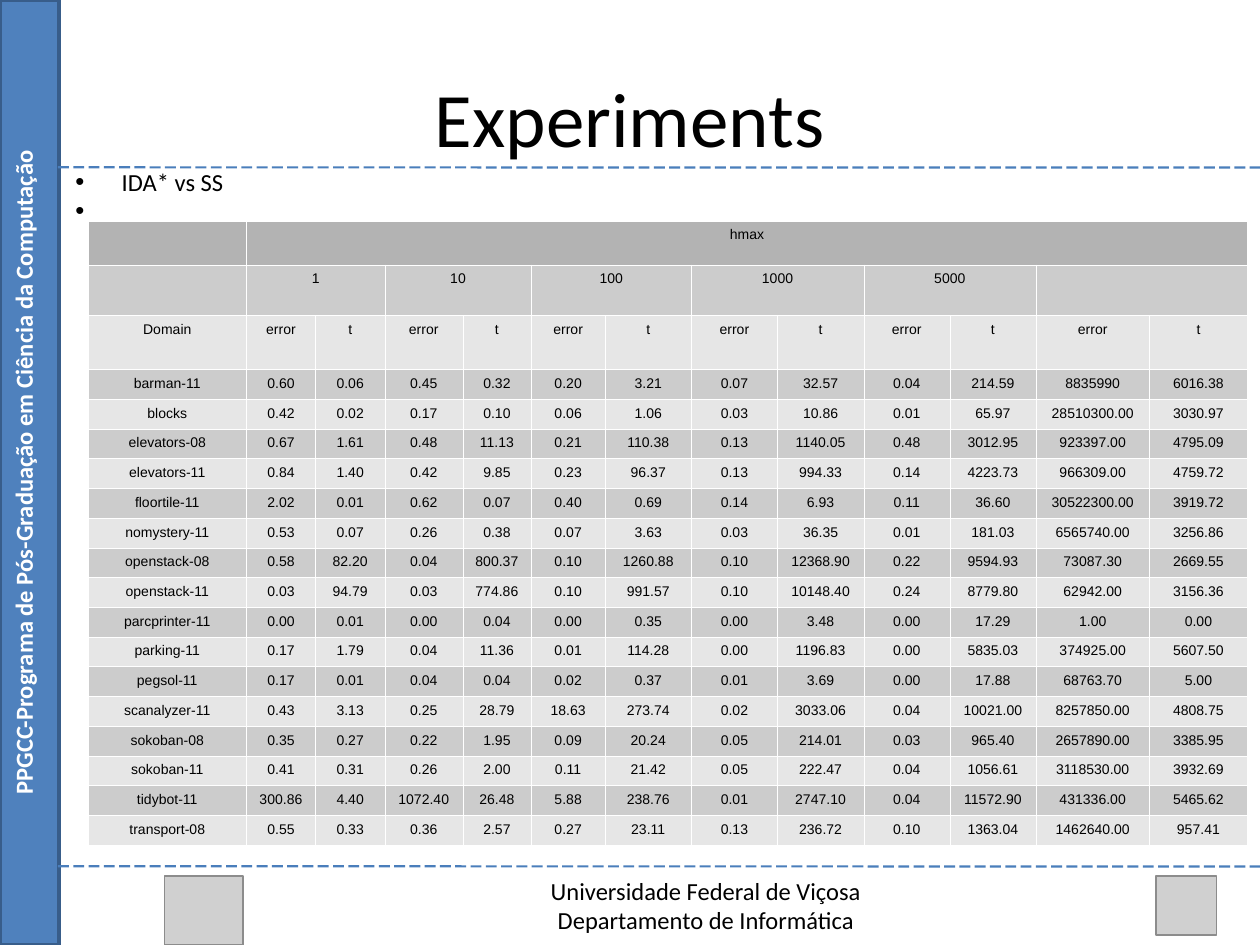
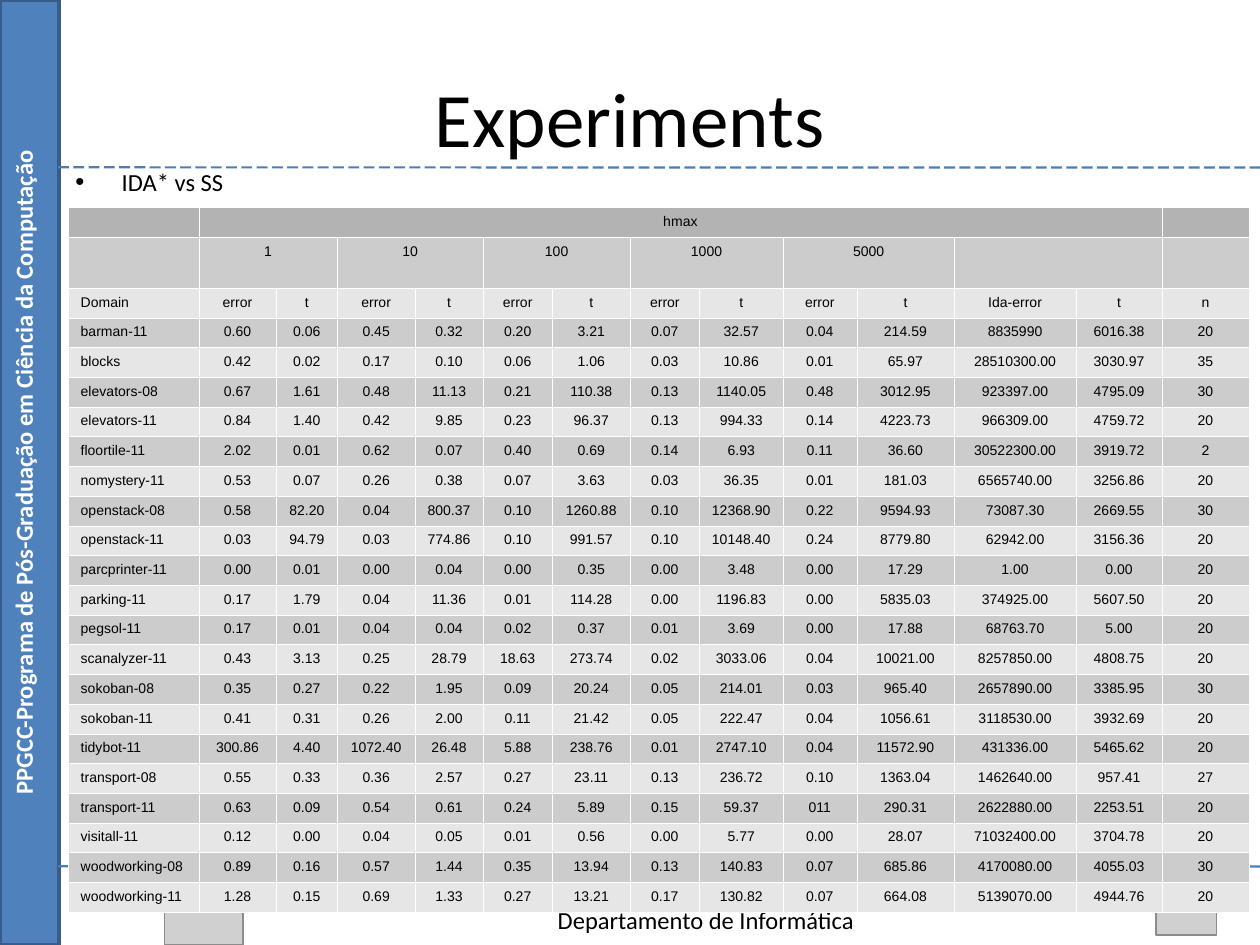
Before and after one commit to Marvinsky/research-marvin, a slide deck: slide 44 of latex/odp/selection heuristics.odp. Drawn at 1260x945 pixels with LibreOffice and Linux fonts; fonts in the diff are those of the drawing; grey boxes stand for pictures. Boxes give left, top, right and bottom in pixels: in the first picture for what was removed or moved away, otherwise in the second. Text is boxed around its words. In the diff, an @@ line names an element or a change of style, - is before the commit and + after.

Commit message:
11/08/15 odp

```diff
--- a/latex/odp/selection heuristics.odp
+++ b/latex/odp/selection heuristics.odp
@@ table at (68,208,1249,908) @@
- | hmax |  |  |  |  |  |  |  |  |  |  | 
- | 1 |  | 10 |  | 100 |  | 1000 |  | 5000 |  |  | 
-Domain | error | t | error | t | error | t | error | t | error | t | error | t
-barman-11 | 0.60 | 0.06 | 0.45 | 0.32 | 0.20 | 3.21 | 0.07 | 32.57 | 0.04 | 214.59 | 8835990 | 6016.38
-blocks | 0.42 | 0.02 | 0.17 | 0.10 | 0.06 | 1.06 | 0.03 | 10.86 | 0.01 | 65.97 | 28510300.00 | 3030.97
-elevators-08 | 0.67 | 1.61 | 0.48 | 11.13 | 0.21 | 110.38 | 0.13 | 1140.05 | 0.48 | 3012.95 | 923397.00 | 4795.09
-elevators-11 | 0.84 | 1.40 | 0.42 | 9.85 | 0.23 | 96.37 | 0.13 | 994.33 | 0.14 | 4223.73 | 966309.00 | 4759.72
-floortile-11 | 2.02 | 0.01 | 0.62 | 0.07 | 0.40 | 0.69 | 0.14 | 6.93 | 0.11 | 36.60 | 30522300.00 | 3919.72
-nomystery-11 | 0.53 | 0.07 | 0.26 | 0.38 | 0.07 | 3.63 | 0.03 | 36.35 | 0.01 | 181.03 | 6565740.00 | 3256.86
-openstack-08 | 0.58 | 82.20 | 0.04 | 800.37 | 0.10 | 1260.88 | 0.10 | 12368.90 | 0.22 | 9594.93 | 73087.30 | 2669.55
-openstack-11 | 0.03 | 94.79 | 0.03 | 774.86 | 0.10 | 991.57 | 0.10 | 10148.40 | 0.24 | 8779.80 | 62942.00 | 3156.36
-parcprinter-11 | 0.00 | 0.01 | 0.00 | 0.04 | 0.00 | 0.35 | 0.00 | 3.48 | 0.00 | 17.29 | 1.00 | 0.00
-parking-11 | 0.17 | 1.79 | 0.04 | 11.36 | 0.01 | 114.28 | 0.00 | 1196.83 | 0.00 | 5835.03 | 374925.00 | 5607.50
-pegsol-11 | 0.17 | 0.01 | 0.04 | 0.04 | 0.02 | 0.37 | 0.01 | 3.69 | 0.00 | 17.88 | 68763.70 | 5.00
-scanalyzer-11 | 0.43 | 3.13 | 0.25 | 28.79 | 18.63 | 273.74 | 0.02 | 3033.06 | 0.04 | 10021.00 | 8257850.00 | 4808.75
-sokoban-08 | 0.35 | 0.27 | 0.22 | 1.95 | 0.09 | 20.24 | 0.05 | 214.01 | 0.03 | 965.40 | 2657890.00 | 3385.95
-sokoban-11 | 0.41 | 0.31 | 0.26 | 2.00 | 0.11 | 21.42 | 0.05 | 222.47 | 0.04 | 1056.61 | 3118530.00 | 3932.69
-tidybot-11 | 300.86 | 4.40 | 1072.40 | 26.48 | 5.88 | 238.76 | 0.01 | 2747.10 | 0.04 | 11572.90 | 431336.00 | 5465.62
-transport-08 | 0.55 | 0.33 | 0.36 | 2.57 | 0.27 | 23.11 | 0.13 | 236.72 | 0.10 | 1363.04 | 1462640.00 | 957.41
+ | hmax |  |  |  |  |  |  |  |  |  |  |  | 
+ | 1 |  | 10 |  | 100 |  | 1000 |  | 5000 |  |  |  | 
+Domain | error | t | error | t | error | t | error | t | error | t | Ida-error | t | n
+barman-11 | 0.60 | 0.06 | 0.45 | 0.32 | 0.20 | 3.21 | 0.07 | 32.57 | 0.04 | 214.59 | 8835990 | 6016.38 | 20
+blocks | 0.42 | 0.02 | 0.17 | 0.10 | 0.06 | 1.06 | 0.03 | 10.86 | 0.01 | 65.97 | 28510300.00 | 3030.97 | 35
+elevators-08 | 0.67 | 1.61 | 0.48 | 11.13 | 0.21 | 110.38 | 0.13 | 1140.05 | 0.48 | 3012.95 | 923397.00 | 4795.09 | 30
+elevators-11 | 0.84 | 1.40 | 0.42 | 9.85 | 0.23 | 96.37 | 0.13 | 994.33 | 0.14 | 4223.73 | 966309.00 | 4759.72 | 20
+floortile-11 | 2.02 | 0.01 | 0.62 | 0.07 | 0.40 | 0.69 | 0.14 | 6.93 | 0.11 | 36.60 | 30522300.00 | 3919.72 | 2
+nomystery-11 | 0.53 | 0.07 | 0.26 | 0.38 | 0.07 | 3.63 | 0.03 | 36.35 | 0.01 | 181.03 | 6565740.00 | 3256.86 | 20
+openstack-08 | 0.58 | 82.20 | 0.04 | 800.37 | 0.10 | 1260.88 | 0.10 | 12368.90 | 0.22 | 9594.93 | 73087.30 | 2669.55 | 30
+openstack-11 | 0.03 | 94.79 | 0.03 | 774.86 | 0.10 | 991.57 | 0.10 | 10148.40 | 0.24 | 8779.80 | 62942.00 | 3156.36 | 20
+parcprinter-11 | 0.00 | 0.01 | 0.00 | 0.04 | 0.00 | 0.35 | 0.00 | 3.48 | 0.00 | 17.29 | 1.00 | 0.00 | 20
+parking-11 | 0.17 | 1.79 | 0.04 | 11.36 | 0.01 | 114.28 | 0.00 | 1196.83 | 0.00 | 5835.03 | 374925.00 | 5607.50 | 20
+pegsol-11 | 0.17 | 0.01 | 0.04 | 0.04 | 0.02 | 0.37 | 0.01 | 3.69 | 0.00 | 17.88 | 68763.70 | 5.00 | 20
+scanalyzer-11 | 0.43 | 3.13 | 0.25 | 28.79 | 18.63 | 273.74 | 0.02 | 3033.06 | 0.04 | 10021.00 | 8257850.00 | 4808.75 | 20
+sokoban-08 | 0.35 | 0.27 | 0.22 | 1.95 | 0.09 | 20.24 | 0.05 | 214.01 | 0.03 | 965.40 | 2657890.00 | 3385.95 | 30
+sokoban-11 | 0.41 | 0.31 | 0.26 | 2.00 | 0.11 | 21.42 | 0.05 | 222.47 | 0.04 | 1056.61 | 3118530.00 | 3932.69 | 20
+tidybot-11 | 300.86 | 4.40 | 1072.40 | 26.48 | 5.88 | 238.76 | 0.01 | 2747.10 | 0.04 | 11572.90 | 431336.00 | 5465.62 | 20
+transport-08 | 0.55 | 0.33 | 0.36 | 2.57 | 0.27 | 23.11 | 0.13 | 236.72 | 0.10 | 1363.04 | 1462640.00 | 957.41 | 27
+transport-11 | 0.63 | 0.09 | 0.54 | 0.61 | 0.24 | 5.89 | 0.15 | 59.37 | 011 | 290.31 | 2622880.00 | 2253.51 | 20
+visitall-11 | 0.12 | 0.00 | 0.04 | 0.05 | 0.01 | 0.56 | 0.00 | 5.77 | 0.00 | 28.07 | 71032400.00 | 3704.78 | 20
+woodworking-08 | 0.89 | 0.16 | 0.57 | 1.44 | 0.35 | 13.94 | 0.13 | 140.83 | 0.07 | 685.86 | 4170080.00 | 4055.03 | 30
+woodworking-11 | 1.28 | 0.15 | 0.69 | 1.33 | 0.27 | 13.21 | 0.17 | 130.82 | 0.07 | 664.08 | 5139070.00 | 4944.76 | 20
@@ table: place and size @@
-table at (88,220,1246,850)
+table at (68,208,1249,908)
```
Also in this commit, not shown: 1 other file.
